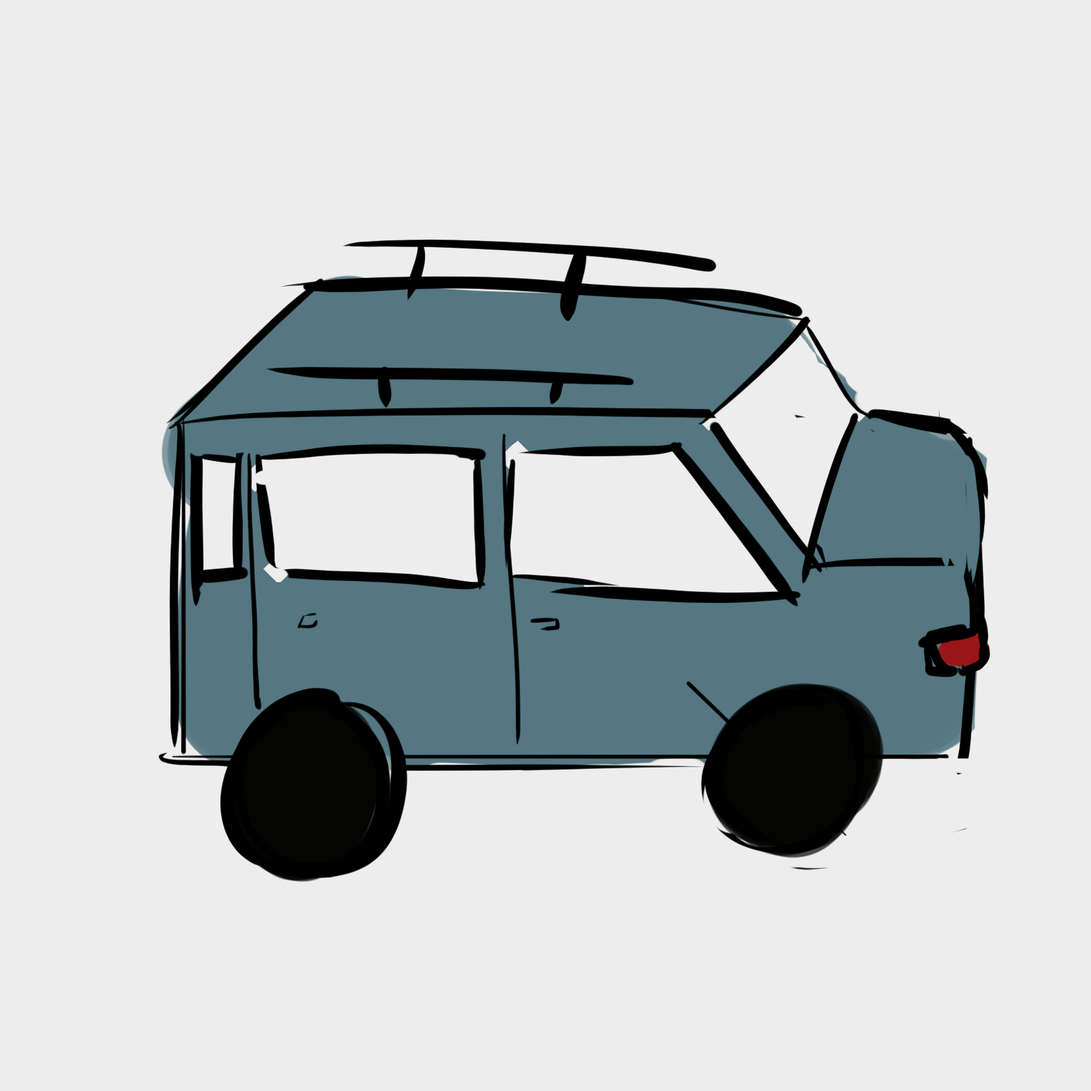
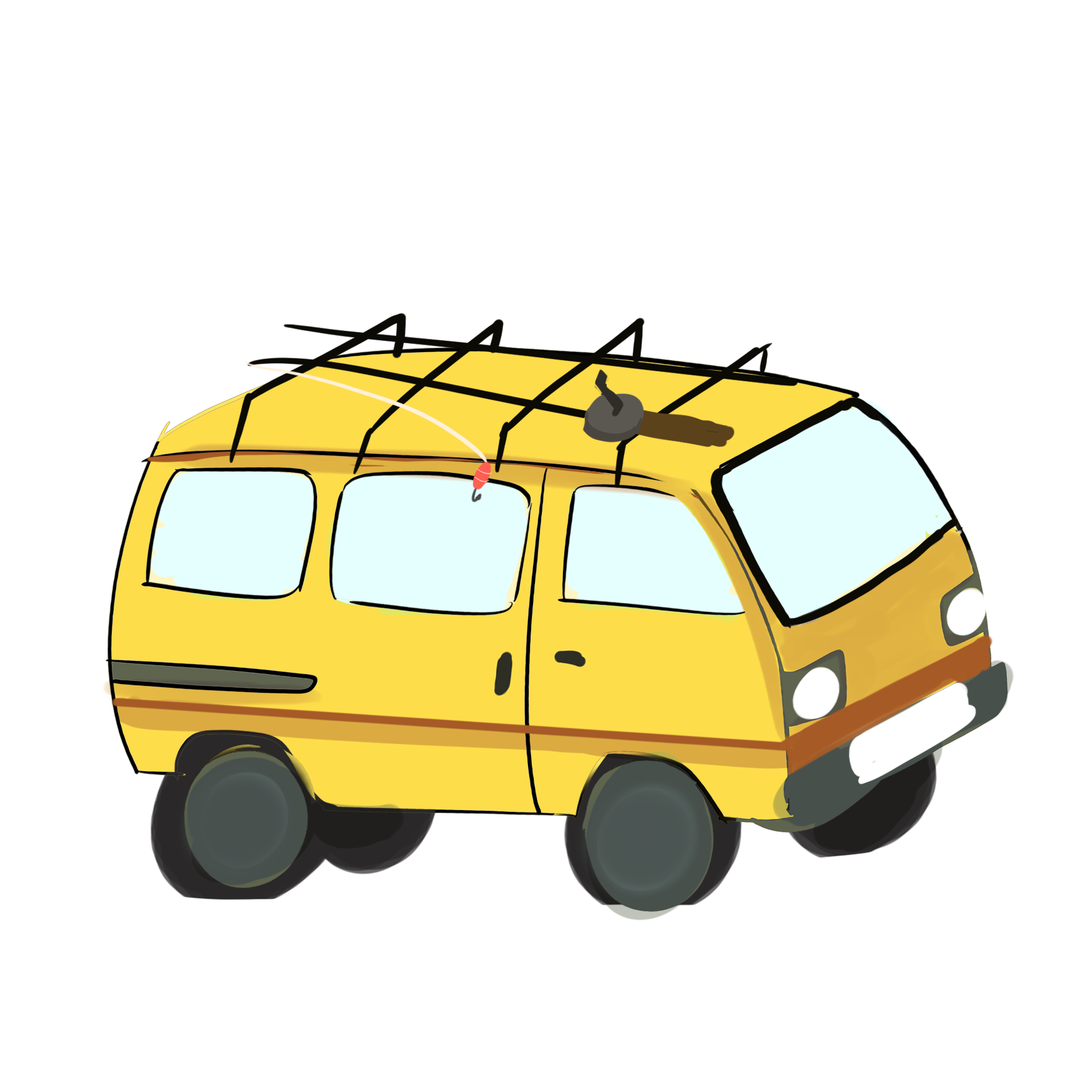
Comparing the layer stacks of the two 1091px x 1091px images. Changes:
added layer "เลเยอร์ 5" above "เลเยอร์ 4" over (x1=110, y1=312, x2=995, y2=913)
added layer "เลเยอร์ 4" (multiply, 39%) above "เลเยอร์ 3" over (x1=101, y1=350, x2=1015, y2=922)
added layer "เลเยอร์ 3" above "เลเยอร์ 2" over (x1=109, y1=350, x2=1010, y2=913)
moved "เลเยอร์ 2" above "เลเยอร์ 1", painted on it, masked it over (x1=104, y1=275, x2=1009, y2=913)
painted on "เลเยอร์ 1" over (x1=105, y1=239, x2=1010, y2=908)
hid "กระดาษ" over (x1=0, y1=0, x2=1091, y2=1091)
